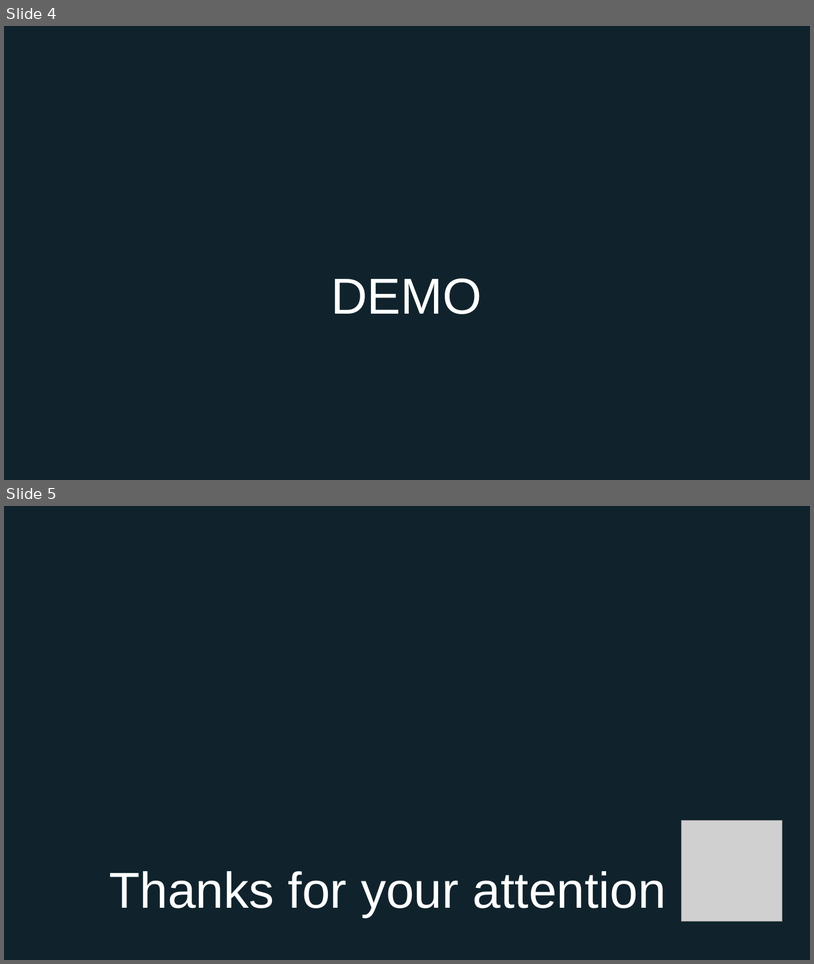
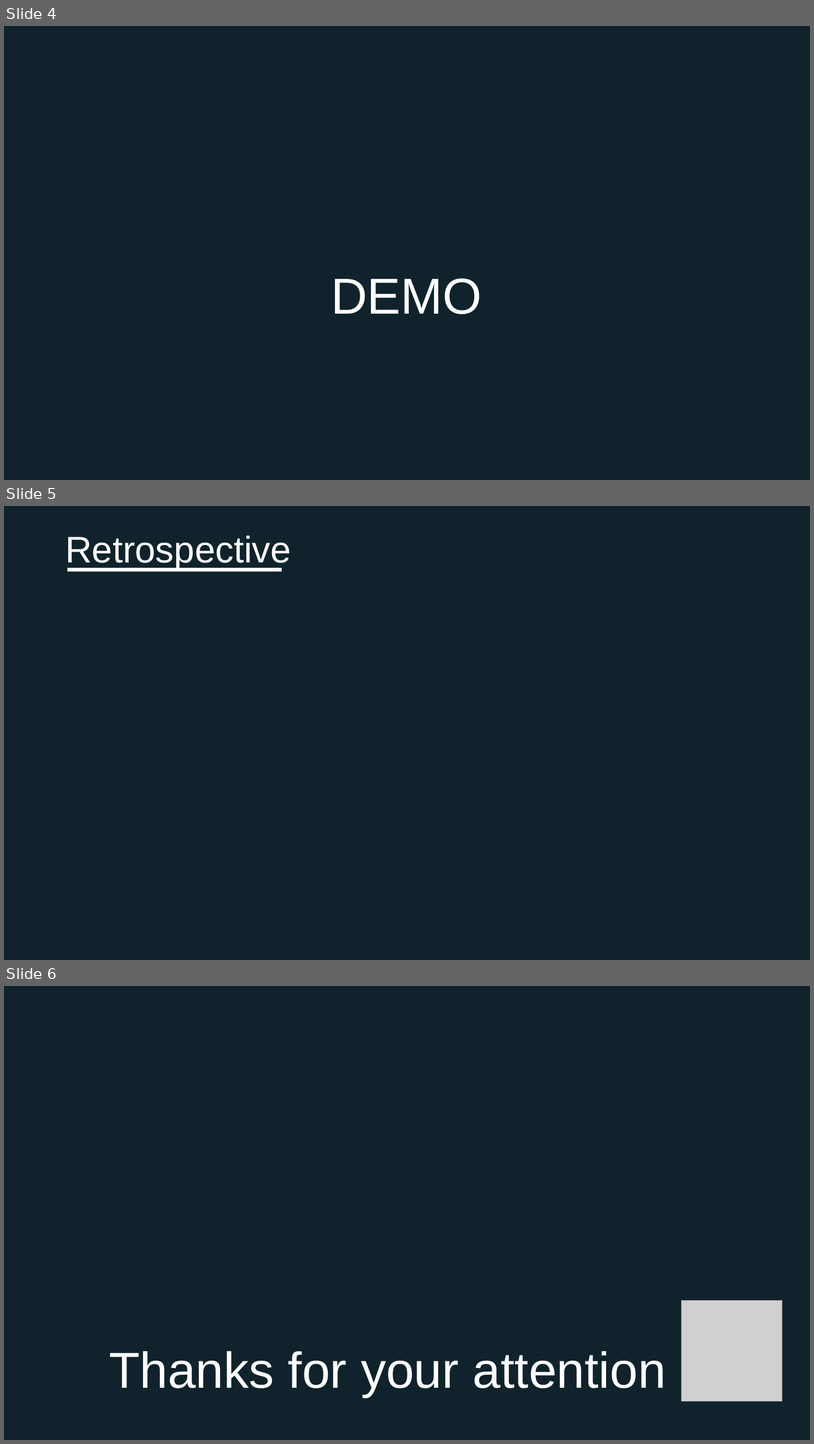
Before and after one commit to noahluftyang/data-structure-design-assignment, a slide deck: slides/3rd-dynamic-graph-implementation.pptx. Shown one above the other, each under a label of ours: slides 4 and 5 before the commit, slides 4, 5 and 6 after it. The pictures are 814x964 and 814x1444 pixels, drawn with LibreOffice and Linux fonts; fonts in the diff are those of the drawing; grey boxes stand for pictures. Boxes give left, top, right and bottom in pixels: in the first picture for what was removed or moved away, otherwise in the second. Text is boxed around its words. In the diff, an @@ line names an element or a change of style, - is before the commit and + after.

Commit message:
Update slide

```diff
--- a/slides/3rd-dynamic-graph-implementation.pptx
+++ b/slides/3rd-dynamic-graph-implementation.pptx
@@ slide 5 added at <box>4,506,810,960</box>, background #FFFFFF @@
@@ rectangle added at <box>4,506,810,960</box>, fill #10232C @@
@@ title added at <box>65,535,291,570</box>, 44 pt, text #FFFFFF @@
+Retrospective
@@ rectangle added at <box>68,568,282,571</box>, fill #FFFFFF @@
@@ what was slide 5 is now slide 6 @@
```
